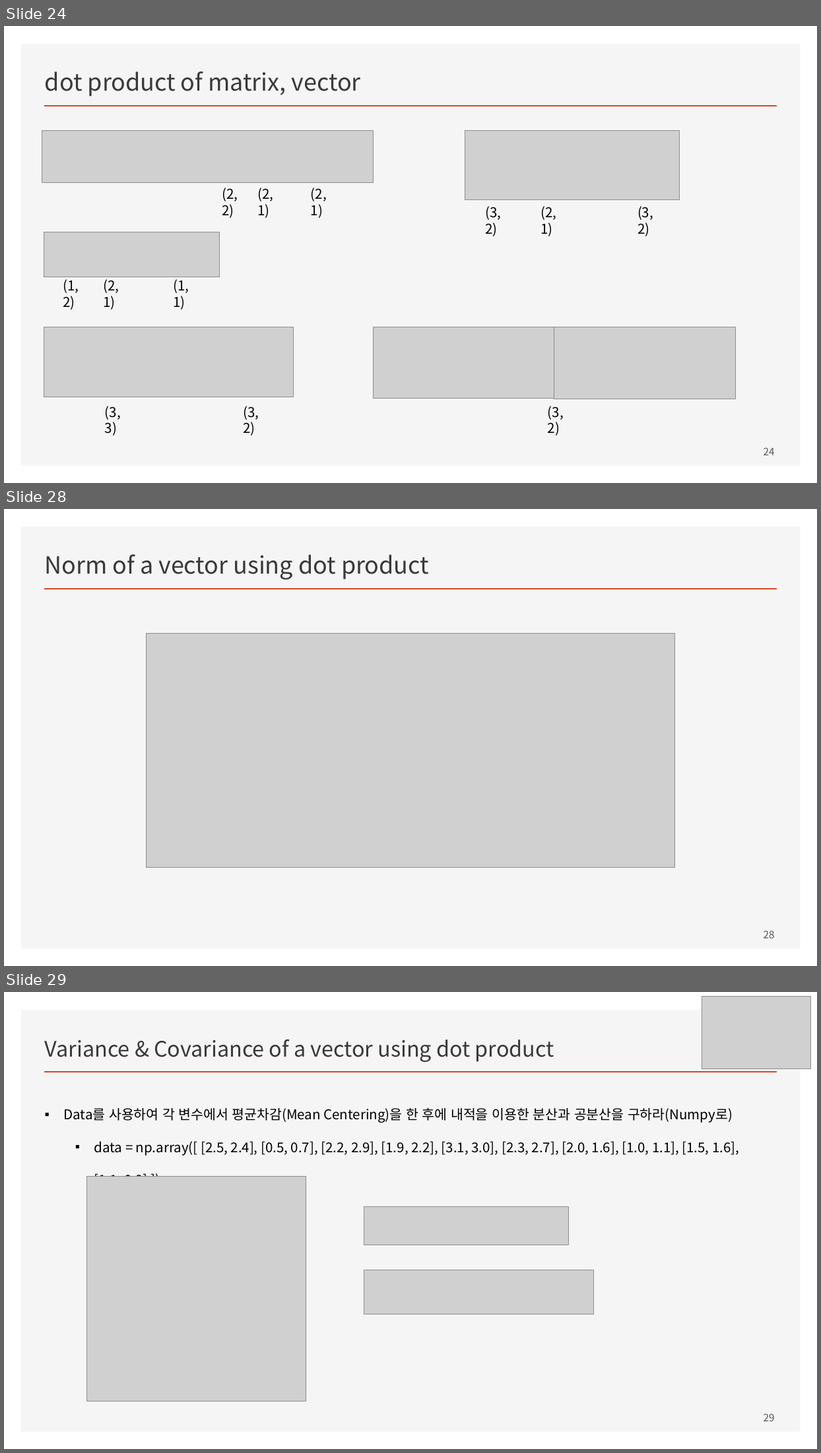
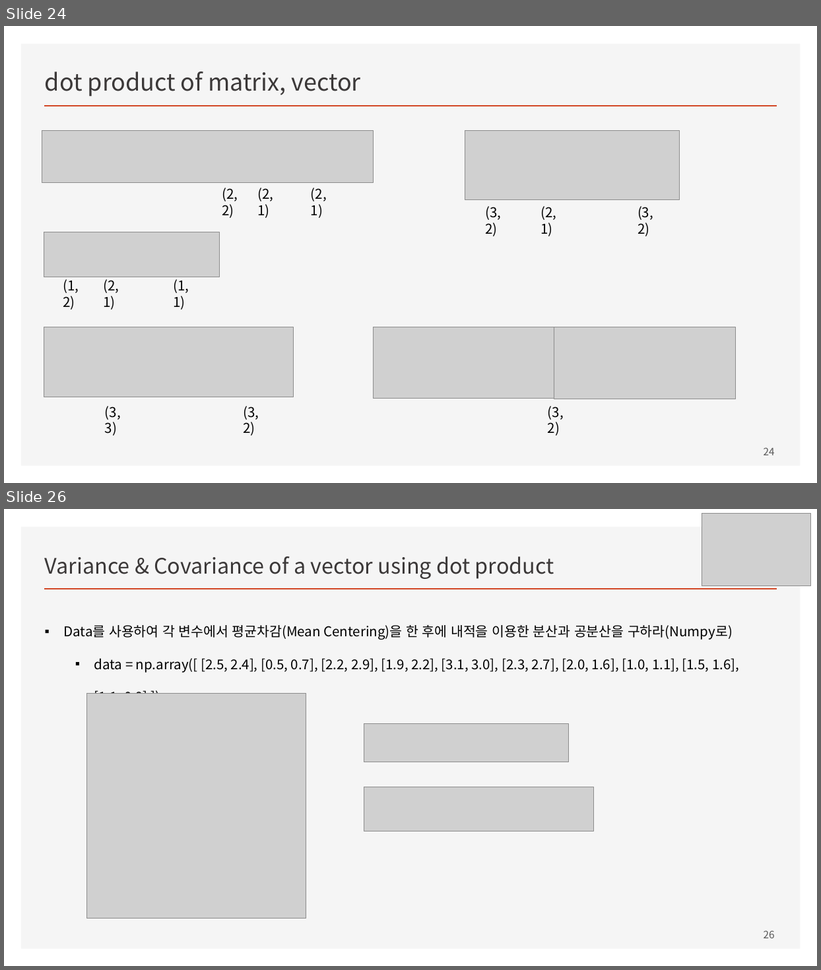
Before and after one commit to ancestor9/mathematics-for-machine-learning, a slide deck: w3_Vectors_and_Linear_Transformations.pptx. Shown one above the other, each under a label of ours: slides 24, 28 and 29 before the commit, slides 24 and 26 after it; the slides between them are not shown. The pictures are 821x1453 and 821x970 pixels, drawn with LibreOffice and Linux fonts; fonts in the diff are those of the drawing; grey boxes stand for pictures. Boxes give left, top, right and bottom in pixels: in the first picture for what was removed or moved away, otherwise in the second. Text is boxed around its words. In the diff, an @@ line names an element or a change of style, - is before the commit and + after.

```diff
--- a/w3_Vectors_and_Linear_Transformations.pptx
+++ b/w3_Vectors_and_Linear_Transformations.pptx
@@ slide 28 removed at (x1=4, y1=509, x2=817, y2=966), background #FFFFFF; not listed: 2 template elements that a slide beside it also shows @@
@@ title removed at (x1=45, y1=555, x2=429, y2=580) @@
-Norm of a vector using dot product
@@ picture removed at (x1=147, y1=634, x2=675, y2=867) @@
@@ page number removed at (x1=764, y1=931, x2=775, y2=939) @@
-28
@@ what was slide 29 is now slide 26 @@
@@ page number at (x1=764, y1=931, x2=775, y2=939): text changed @@
-29
+26
```
Also in this commit, not shown: 5 slides changed, 1 slide added, 2 other slides removed.
